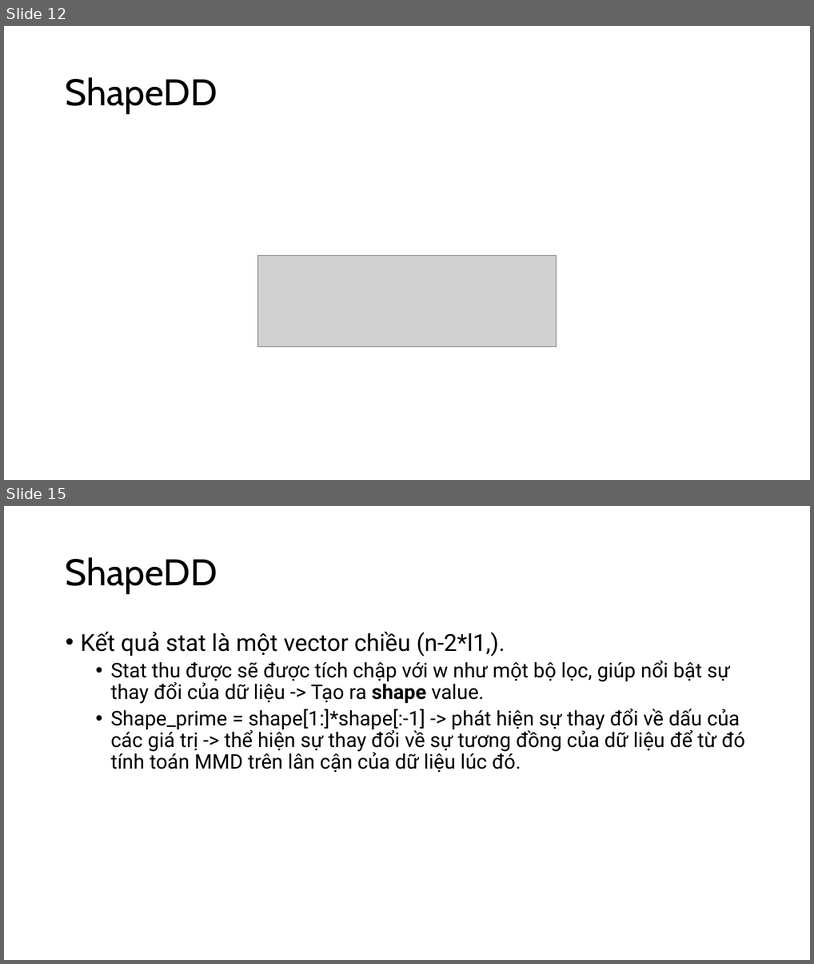
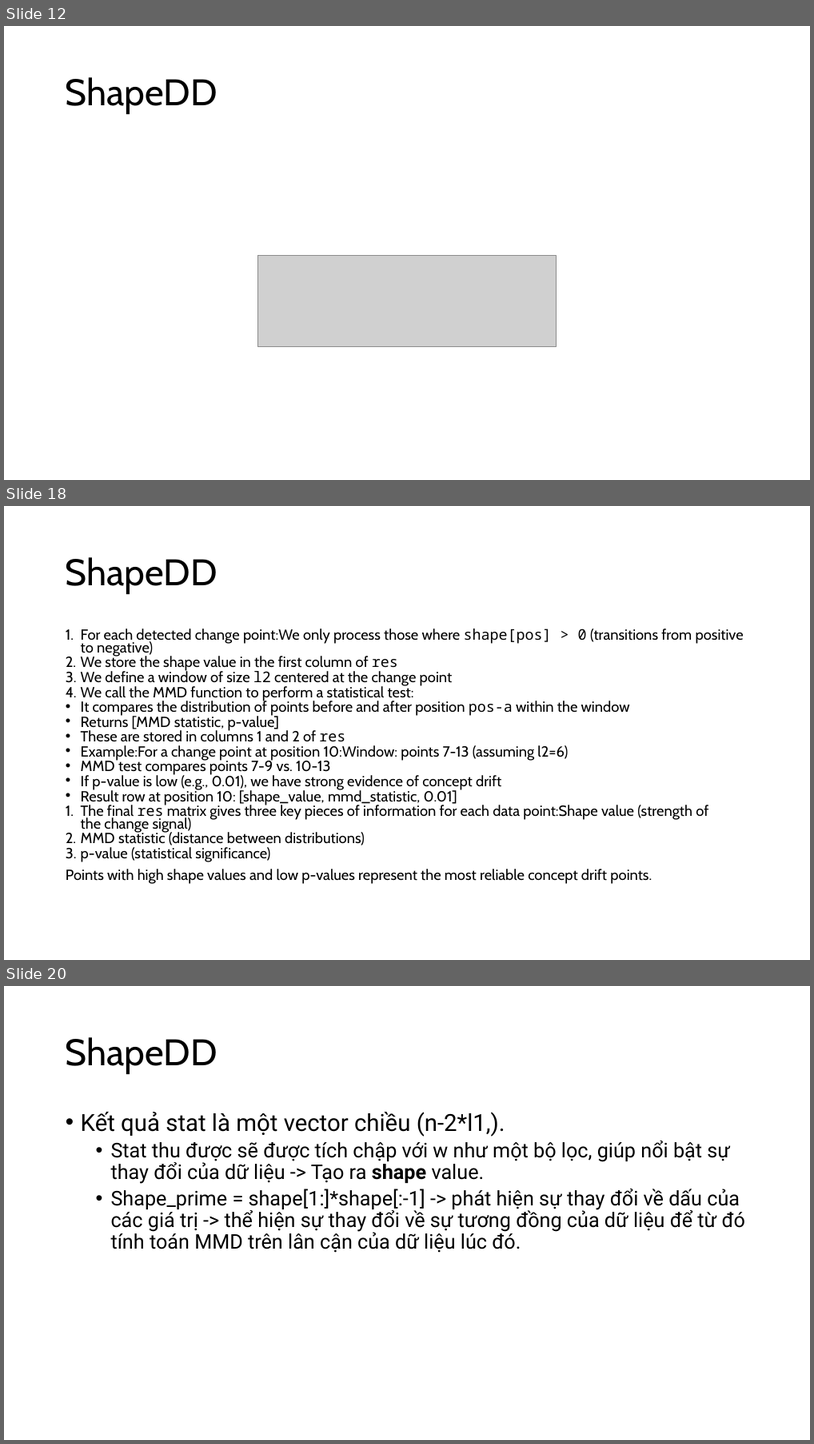
Before and after one commit to neoslusion/One-or-Two-Things-We-Know-about-Concept-Drift, a slide deck: report/Algorithm.pptx. Shown one above the other, each under a label of ours: slides 12 and 15 before the commit, slides 12, 18 and 20 after it; the slides between them are not shown. The pictures are 814x964 and 814x1444 pixels, drawn with LibreOffice and Linux fonts; fonts in the diff are those of the drawing; grey boxes stand for pictures. Boxes give left, top, right and bottom in pixels: in the first picture for what was removed or moved away, otherwise in the second. Text is boxed around its words. In the diff, an @@ line names an element or a change of style, - is before the commit and + after.

```diff
--- a/report/Algorithm.pptx
+++ b/report/Algorithm.pptx
@@ slide 18 added at [4,506,810,960], background #FFFFFF @@
@@ title added at [66,557,218,594], 44 pt, text #000000 @@
+ShapeDD
@@ text added at [66,628,744,884], 17.5 pt, text #000000 @@
+1. For each detected change point:We only process those where shape[pos] > 0 (transitions from positive to negative)
+2. We store the shape value in the first column of res
+3. We define a window of size l2 centered at the change point
+4. We call the MMD function to perform a statistical test:
+• It compares the distribution of points before and after position pos-a within the window
+• Returns [MMD statistic, p-value]
+• These are stored in columns 1 and 2 of res
+• Example:For a change point at position 10:Window: points 7-13 (assuming l2=6)
+• MMD test compares points 7-9 vs. 10-13
+• If p-value is low (e.g., 0.01), we have strong evidence of concept drift
+• Result row at position 10: [shape_value, mmd_statistic, 0.01]
+1. The final res matrix gives three key pieces of information for each data point:Shape value (strength of the change signal)
+2. MMD statistic (distance between distributions)
+3. p-value (statistical significance)
+Points with high shape values and low p-values represent the most reliable concept drift points.
@@ what was slide 15 is now slide 20 @@
```
Also in this commit, not shown: 1 slide changed, 4 other slides added.
